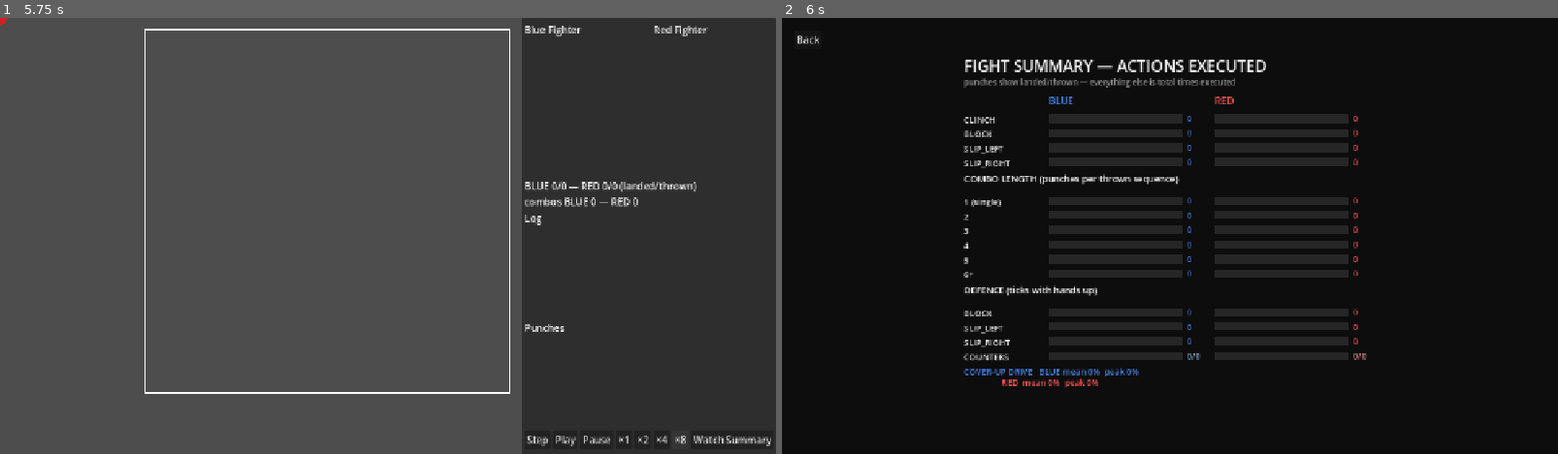
Above: before the commit, frames 1-2 (left to right).
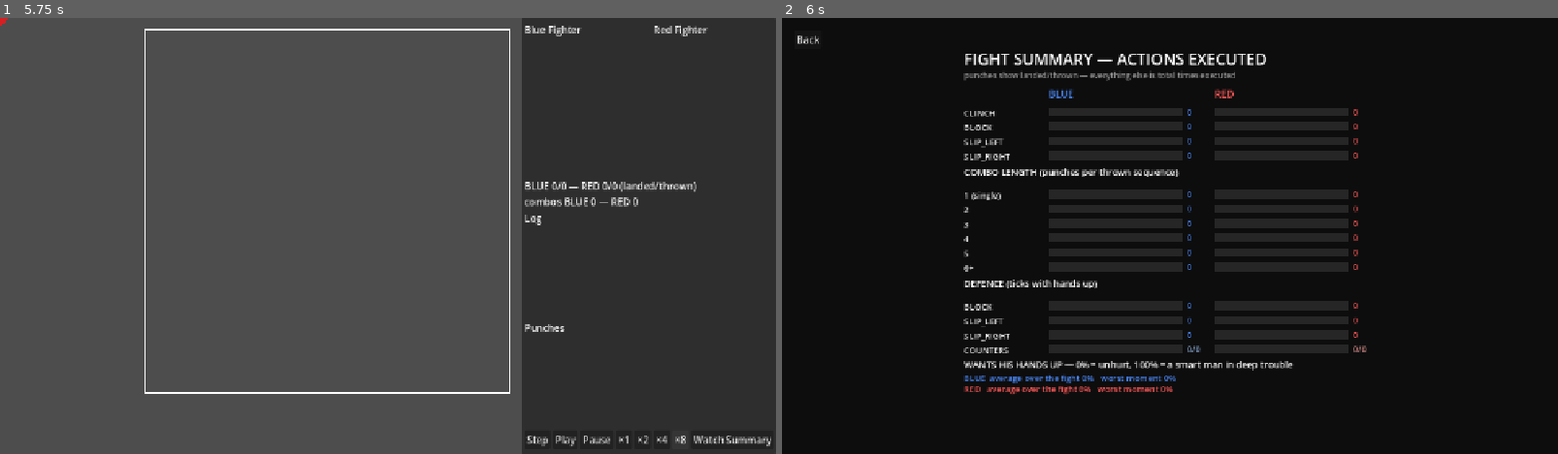
Above: after the commit, the same moments.

Repository: emeene/boxingsim-debugger
Game: Godot game, scene res://scenes/Main.tscn
The game is run twice, just before and just after one commit, with the same random seed, the same clock (stepped at 60 frames per second) and the same inputs.
Inputs:
- Up to frame 1 (5.75 s): click "Play" at 0.5 s; click "Play" at 1.25 s; click "Step" at 2 s; click "×1" at 2.75 s; click "×2" at 3.5 s; click "×4" at 4.25 s; click "×8" at 5 s
- Up to frame 2 (6 s): click "Watch Summary" at 5.75 s

Frame 1 is identical in both runs. In frame 2, 19% of the frame differs, in the area x 23-76%, y 8-87%.

Commit message:
Say in words what the cover-up number measures

Diff:
--- a/boxing-debugging/scenes/ActionSummary.gd
+++ b/boxing-debugging/scenes/ActionSummary.gd
@@ -182,7 +182,8 @@
 	# Guard rows + the counter row + two cover-up text lines, plus the heading and its gap.
 	var defense_block_h := 0.0
 	if not _defense.is_empty():
-		defense_block_h = 40.0 + (GUARD_ORDER.size() + 1) * ROW_HEIGHT + 2.0 * CARD_LINE_HEIGHT
+		# Guard rows, the counter row, then three lines of cover-up: its heading and one per corner.
+		defense_block_h = 44.0 + (GUARD_ORDER.size() + 1) * ROW_HEIGHT + 3.0 * CARD_LINE_HEIGHT
 
 	var content_height := 90.0 + card_block_h + rows.size() * ROW_HEIGHT + 40.0 + combo_rows.size() * ROW_HEIGHT + defense_block_h
 	var origin := Vector2(viewport_size.x / 2.0 - 340.0, (viewport_size.y - content_height) / 2.0)
@@ -276,14 +277,19 @@
 
 	# The drive itself, as text rather than a bar — it is a 0-to-1 average, not a count, and
 	# putting it on the same bar scale as a tick total would invite exactly the wrong comparison.
+	# It carries its own sentence of explanation because the bare number is unreadable: "0%" tells
+	# a viewer nothing about what is being measured or which direction is bad.
 	var mean: Dictionary = _defense.get("cover_up_mean", {"f1": 0.0, "f2": 0.0})
 	var peak: Dictionary = _defense.get("cover_up_peak", {"f1": 0.0, "f2": 0.0})
 	var drive_y := counter_y + ROW_HEIGHT + 14.0
 	draw_string(ThemeDB.fallback_font, Vector2(origin.x, drive_y),
-			"COVER-UP DRIVE   BLUE mean %.0f%%  peak %.0f%%" % [mean["f1"] * 100.0, peak["f1"] * 100.0],
+			"WANTS HIS HANDS UP — 0% = unhurt, 100% = a smart man in deep trouble",
+			HORIZONTAL_ALIGNMENT_LEFT, -1, 15, Color.WHITE)
+	draw_string(ThemeDB.fallback_font, Vector2(origin.x, drive_y + CARD_LINE_HEIGHT + 4.0),
+			"BLUE  average over the fight %.0f%%   worst moment %.0f%%" % [mean["f1"] * 100.0, peak["f1"] * 100.0],
 			HORIZONTAL_ALIGNMENT_LEFT, -1, 14, BLUE_COLOR)
-	draw_string(ThemeDB.fallback_font, Vector2(origin.x, drive_y + CARD_LINE_HEIGHT),
-			"                 RED  mean %.0f%%  peak %.0f%%" % [mean["f2"] * 100.0, peak["f2"] * 100.0],
+	draw_string(ThemeDB.fallback_font, Vector2(origin.x, drive_y + 2.0 * CARD_LINE_HEIGHT + 4.0),
+			"RED   average over the fight %.0f%%   worst moment %.0f%%" % [mean["f2"] * 100.0, peak["f2"] * 100.0],
 			HORIZONTAL_ALIGNMENT_LEFT, -1, 14, RED_COLOR)
 
 # The text a bar prints next to itself — "landed/thrown" for a punch row, a bare count
@@ -330,7 +336,8 @@
 			counters["f1"][1], counters["f1"][0], counters["f2"][1], counters["f2"][0]])
 	var mean: Dictionary = _defense.get("cover_up_mean", {"f1": 0.0, "f2": 0.0})
 	var peak: Dictionary = _defense.get("cover_up_peak", {"f1": 0.0, "f2": 0.0})
-	lines.append("COVER-UP DRIVE   BLUE mean %.0f%% peak %.0f%%   RED mean %.0f%% peak %.0f%%" % [
+	lines.append("WANTS HIS HANDS UP — 0% = unhurt, 100% = a smart man in deep trouble")
+	lines.append("%-16s BLUE average %.0f%% worst %.0f%%   RED average %.0f%% worst %.0f%%" % ["COVER-UP",
 			mean["f1"] * 100.0, peak["f1"] * 100.0, mean["f2"] * 100.0, peak["f2"] * 100.0])
 	return lines
 
